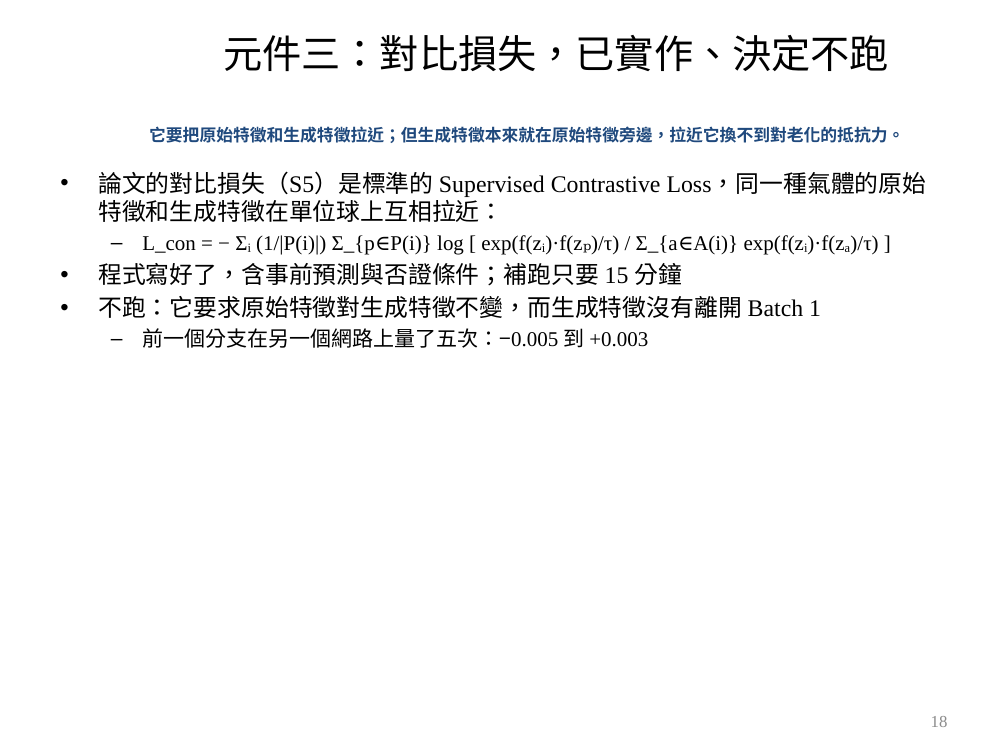
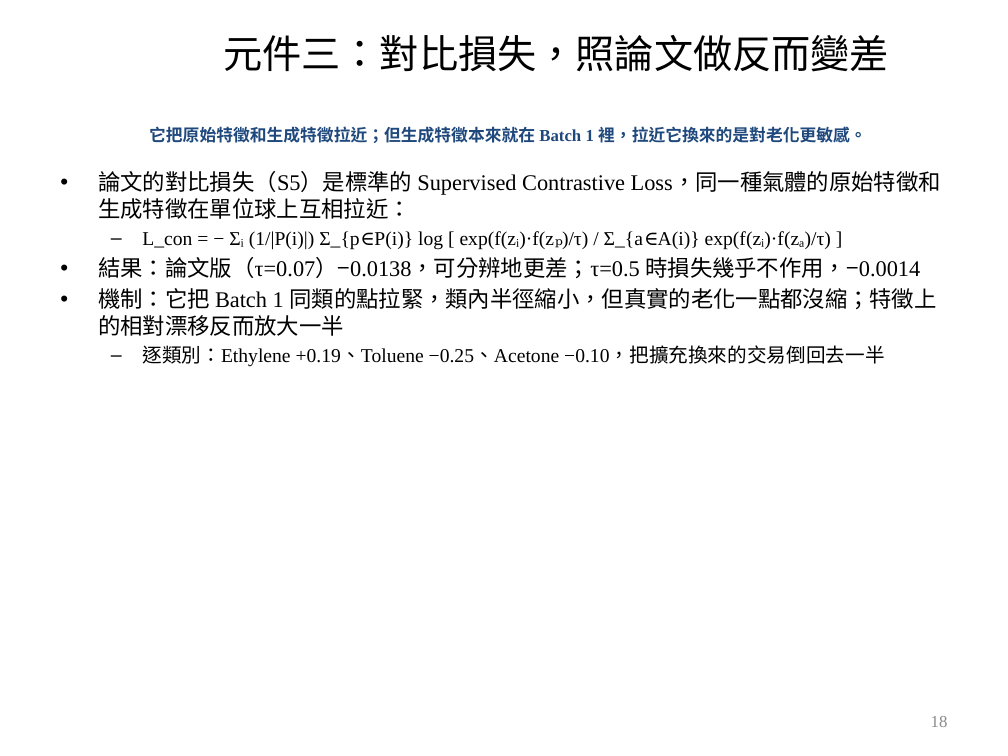
Before and after one commit to wintera1233/cdcnn, a slide deck: slide 18 of reports/09-22-merged.pptx. Drawn at 1008x756 pixels with LibreOffice and Linux fonts; fonts in the diff are those of the drawing; background and template pictures are left out. Boxes give left, top, right and bottom in pixels: in the first picture for what was removed or moved away, otherwise in the second. Text is boxed around its words. In the diff, an @@ line names an element or a change of style, - is before the commit and + after.

```diff
--- a/reports/09-22-merged.pptx
+++ b/reports/09-22-merged.pptx
@@ title at box(223, 35, 888, 72): text changed @@
-元件三：對比損失，已實作、決定不跑
+元件三：對比損失，照論文做反而變差
@@ text at box(149, 126, 867, 143): text changed @@
-它要把原始特徵和生成特徵拉近；但生成特徵本來就在原始特徵旁邊，拉近它換不到對老化的抵抗力。
+它把原始特徵和生成特徵拉近；但生成特徵本來就在 Batch 1 裡，拉近它換來的是對老化更敏感。
@@ text at box(98, 171, 941, 250): size 17 to 16 pt in "論文的對比損失（S5）是標準的 Supervised Contrastive Loss，同一種氣體的原始特徵和生成特徵在 ..."; size 15 to 14 pt in "L_con = − Σᵢ (1/|P(i)|) Σ_{p∈P(i)} log ..." @@
@@ text at box(98, 257, 936, 367): text changed; size 17 to 16 pt @@
-• 程式寫好了，含事前預測與否證條件；補跑只要 15 分鐘
-• 不跑：它要求原始特徵對生成特徵不變，而生成特徵沒有離開 Batch 1
-  – 前一個分支在另一個網路上量了五次：−0.005 到 +0.003
+• 結果：論文版（τ=0.07）−0.0138，可分辨地更差；τ=0.5 時損失幾乎不作用，−0.0014
+• 機制：它把 Batch 1 同類的點拉緊，類內半徑縮小，但真實的老化一點都沒縮；特徵上的相對漂移反而放大一半
+  – 逐類別：Ethylene +0.19、Toluene −0.25、Acetone −0.10，把擴充換來的交易倒回去一半
```
Also in this commit, not shown: 2 other slides changed, 6 other files.
